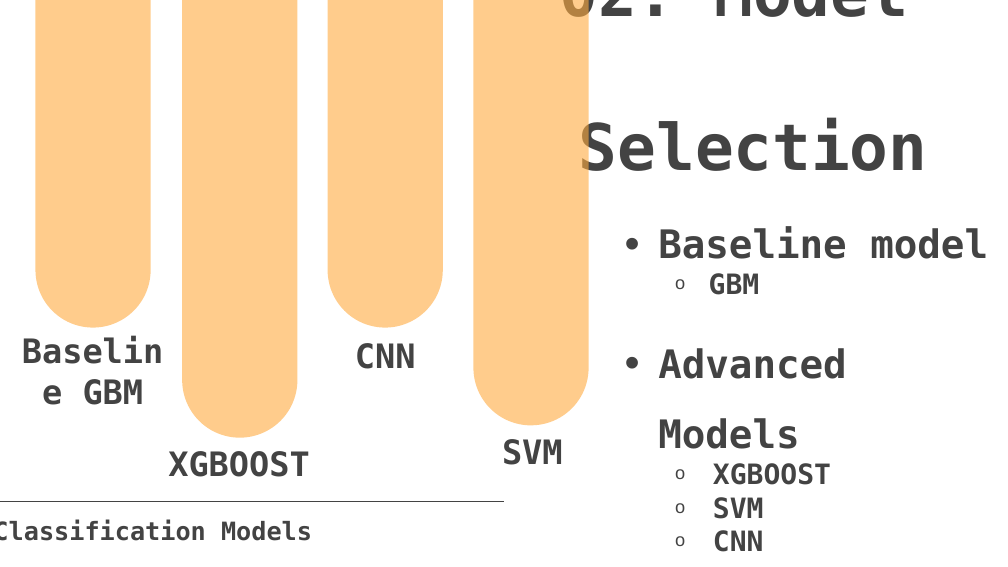
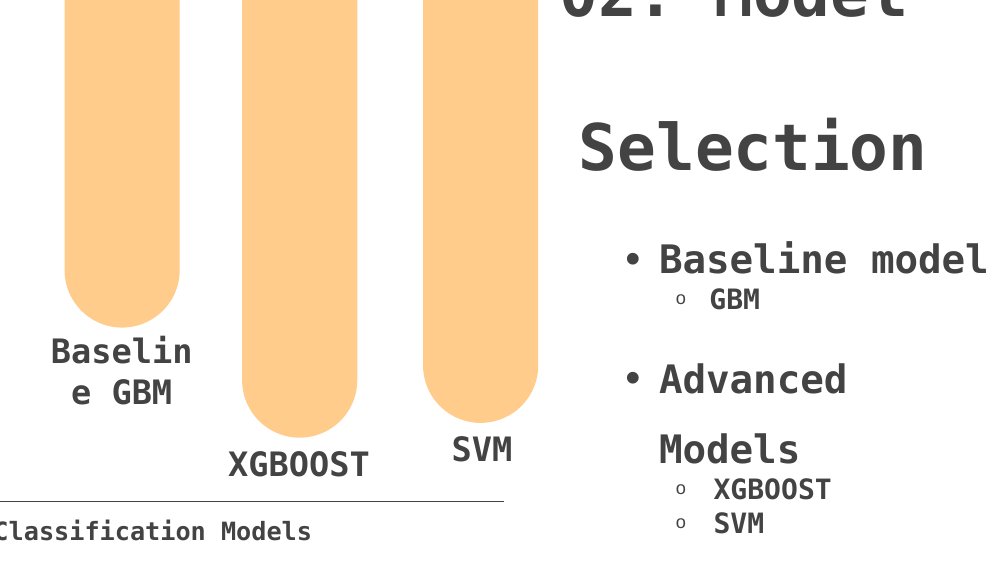
Before and after one commit to TZstatsADS/Fall2019-proj3-sec1--proj3-sec1-grp6, a slide deck: slide 4 of doc/Presentation(group 6).pptx. Drawn at 1008x567 pixels with LibreOffice and Linux fonts; fonts in the diff are those of the drawing; background and template pictures are left out. Boxes give left, top, right and bottom in pixels: in the first picture for what was removed or moved away, otherwise in the second. Text is boxed around its words. In the diff, an @@ line names an element or a change of style, - is before the commit and + after.

```diff
--- a/doc/Presentation(group 6).pptx
+++ b/doc/Presentation(group 6).pptx
@@ rounded rectangle: place and size @@
-rounded rectangle at bbox=[35, 0, 150, 328]
+rounded rectangle at bbox=[65, 0, 179, 328]
@@ rounded rectangle: place and size @@
-rounded rectangle at bbox=[182, 0, 297, 437]
+rounded rectangle at bbox=[242, 0, 357, 437]
@@ rounded rectangle removed at bbox=[328, 0, 443, 328] @@
@@ rounded rectangle: place and size @@
-rounded rectangle at bbox=[474, 0, 589, 425]
+rounded rectangle at bbox=[423, 0, 538, 423]
@@ subtitle "Baseline model": place and size @@
-subtitle "Baseline model" at bbox=[658, 226, 988, 552]
+subtitle "Baseline model" at bbox=[659, 242, 989, 534]
@@ text "Baseline GBM": place and size @@
-text "Baseline GBM" at bbox=[83, 379, 144, 405]
+text "Baseline GBM" at bbox=[112, 379, 173, 405]
@@ text removed at bbox=[355, 343, 416, 369] @@
-CNN
@@ text "SVM": place and size @@
-text "SVM" at bbox=[502, 439, 563, 465]
+text "SVM" at bbox=[452, 436, 513, 462]
@@ text "XGBOOST": place and size @@
-text "XGBOOST" at bbox=[168, 451, 310, 477]
+text "XGBOOST" at bbox=[228, 451, 370, 477]
@@ subtitle at bbox=[713, 530, 764, 552]: paragraph removed @@
-  o CNN
```
Also in this commit, not shown: 2 other slides changed.
